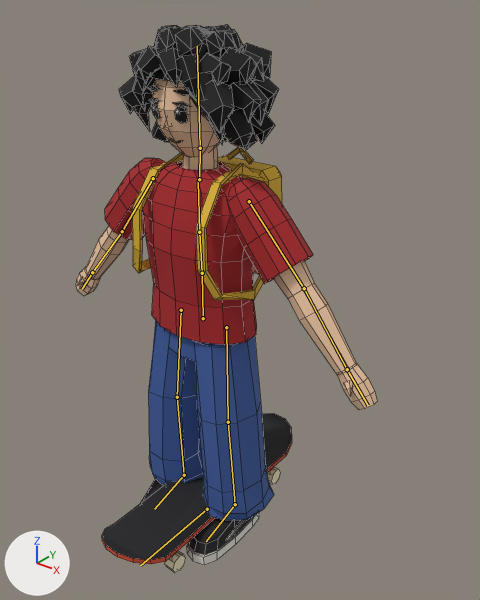
Two versions of the Blender file art/karakter/karakter_rig.blend, one commit apart.
Rendered twice from a 50 mm camera at (1.124, -1.234, 1.567) aimed at (-0.024, 0.201, 0.677). Arrows for +X, +Y and +Z are at lower left; the lights stay in place. The first picture is the older version. The bones that bend it are drawn over the model as lines. Mesh edges are drawn as thin lines.

Names of what the first picture shows: 'KarakterMesh', 'KaykayMesh'.
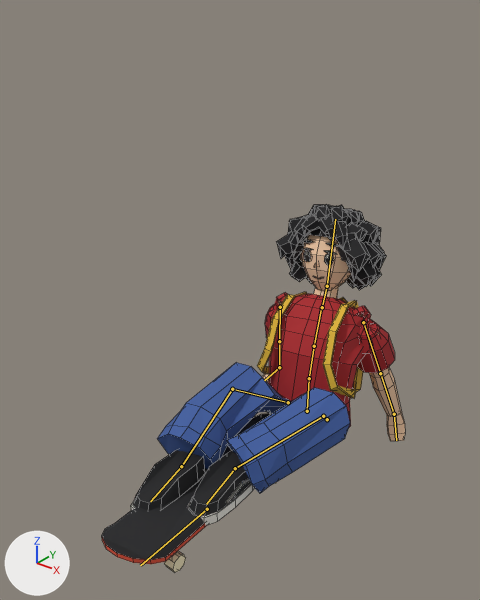
The newer file adds an action. The first version stands in its rest pose; the second is drawn at frame 11 of the action 'dus'.

Location of each change, (x1, y1, x2, y2) in pixels of the pictures (480 x 600 px):
'KarakterMesh', posed (9% narrower, 40% shorter)
    before: (76, 24, 377, 565)
    after: (131, 204, 405, 526)
bone 'hips', root to tip
    before: (203, 318) to (202, 273)
    after: (307, 411) to (309, 378)
bone 'spine', root to tip
    before: (202, 273) to (199, 232)
    after: (309, 378) to (314, 346)
bone 'chest', root to tip
    before: (199, 232) to (198, 180)
    after: (314, 346) to (321, 307)
bone 'head', root to tip
    before: (200, 148) to (197, 46)
    after: (327, 286) to (335, 219)
bone 'hand.L', root to tip
    before: (347, 369) to (368, 405)
    after: (394, 414) to (396, 440)
bone 'hand.R', root to tip
    before: (92, 272) to (82, 289)
    after: (279, 367) to (264, 380)

The change, as a list of edits to the scene's bpy script:
```text
Change bone_hips:
    where bone_hips = bpy.data.objects['KarakterIskelet'].pose.bones['hips']
    bone_hips.location: (0.0, 0.0, 0.0) -> (0.05, -0.57, -0.5)
Change bone_spine:
    where bone_spine = bpy.data.objects['KarakterIskelet'].pose.bones['spine']  # child of 'hips'
    bone_spine.rotation_euler: (0.0, 0.0, 0.0) -> (-0.384, 0.0698, 0.0698)  # degrees (0, 0, 0) -> degrees (-22, 4, 4)
Change bone_chest:
    where bone_chest = bpy.data.objects['KarakterIskelet'].pose.bones['chest']  # child of 'spine'
    bone_chest.rotation_euler: (0.0, 0.0, 0.0) -> (-0.122, 0.0349, 0.0349)  # degrees (0, 0, 0) -> degrees (-7, 2, 2)
Change bone_head:
    where bone_head = bpy.data.objects['KarakterIskelet'].pose.bones['head']  # child of 'neck'
    bone_head.rotation_euler: (0.0, 0.0, 0.0) -> (0.175, 0.0, 0.0)  # degrees (0, 0, 0) -> degrees (10, 0, 0)
Change bone_hand_l:
    where bone_hand_l = bpy.data.objects['KarakterIskelet'].pose.bones['hand.L']  # child of 'forearm.L'
    bone_hand_l.rotation_euler: (0.0, 0.0, 0.0) -> (0.698, 0.0, 0.175)  # degrees (0, 0, 0) -> degrees (40, 0, 10)
Change bone_hand_r:
    where bone_hand_r = bpy.data.objects['KarakterIskelet'].pose.bones['hand.R']  # child of 'forearm.R'
    bone_hand_r.rotation_euler: (0.0, 0.0, 0.0) -> (0.698, 0.0, -0.175)  # degrees (0, 0, 0) -> degrees (40, 0, -10)
Change bone_ik_foot_l:
    where bone_ik_foot_l = bpy.data.objects['KarakterIskelet'].pose.bones['ik_foot.L']
    bone_ik_foot_l.location: (0.0, 0.0, 0.0) -> (-0.04, -0.075, -0.07)
Change bone_ik_hand_l:
    where bone_ik_hand_l = bpy.data.objects['KarakterIskelet'].pose.bones['ik_hand.L']
    bone_ik_hand_l.location: (0.0, 0.0, 0.0) -> (-0.94, 0.375, 0.23)
Change bone_pole_elbow_l:
    where bone_pole_elbow_l = bpy.data.objects['KarakterIskelet'].pose.bones['pole_elbow.L']
    bone_pole_elbow_l.location: (0.0, 0.0, 0.0) -> (0.074, -0.05, -0.383)
Change bone_ik_foot_r:
    where bone_ik_foot_r = bpy.data.objects['KarakterIskelet'].pose.bones['ik_foot.R']
    bone_ik_foot_r.location: (0.0, 0.0, 0.0) -> (0.04, 0.02, -0.101)
Change bone_pole_knee_r:
    where bone_pole_knee_r = bpy.data.objects['KarakterIskelet'].pose.bones['pole_knee.R']
    bone_pole_knee_r.location: (0.0, 0.0, 0.0) -> (0.1, 0.4, 0.33)
Change bone_ik_hand_r:
    where bone_ik_hand_r = bpy.data.objects['KarakterIskelet'].pose.bones['ik_hand.R']
    bone_ik_hand_r.location: (0.0, 0.0, 0.0) -> (0.94, 0.375, 0.23)
Change bone_pole_elbow_r:
    where bone_pole_elbow_r = bpy.data.objects['KarakterIskelet'].pose.bones['pole_elbow.R']
    bone_pole_elbow_r.location: (0.0, 0.0, 0.0) -> (-0.074, -0.05, -0.383)
```
